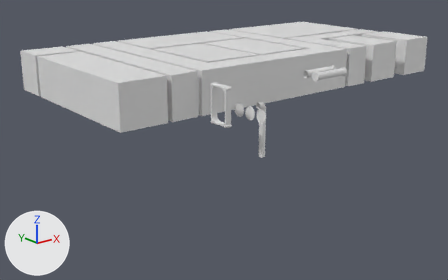
An edit to the Blender file Assets/Blender/Ship.blend, drawn before and after from the same camera.
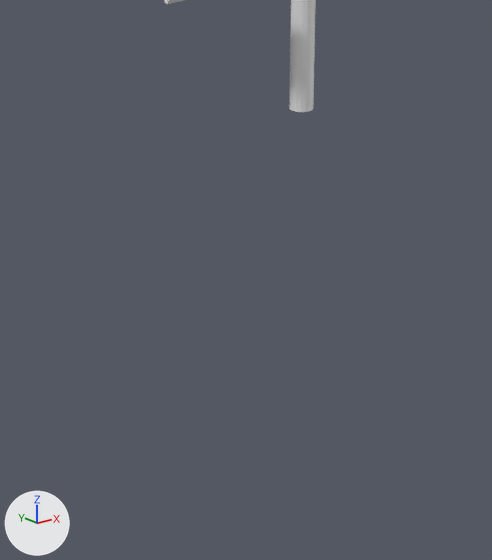
Each version is shown whole from a camera (50 mm lens) standing at (-32.4, -57.1, 14.1) and looking at (8.1, -6.6, -6.1), then close up on the part from 40% to 70% of the width and 45% to 100% of the height. Every picture has the same lights, and +X, +Y and +Z are marked at lower left.

Objects in the first close-up: 'Water Fall'.
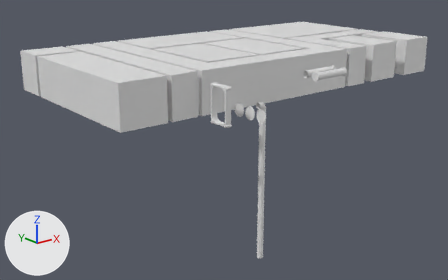
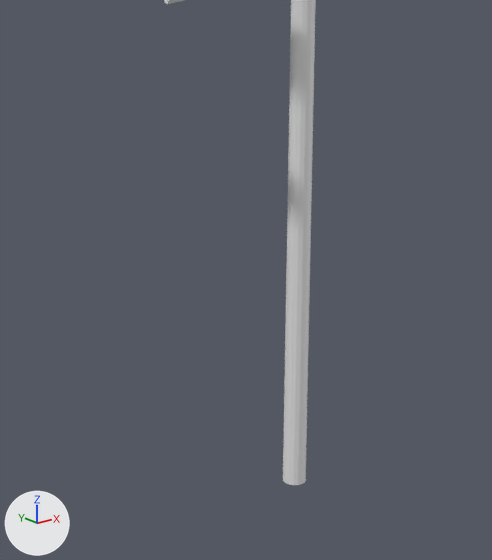
Location of each change, [x1, y1, x2, y2] in pixels of the close-ups (492 x 560 px):
'Water Fall', reshaped: before [289, 0, 316, 112]; after [283, 0, 316, 485]
part 1 of me_circle_003, added: after [283, 0, 315, 485]

Edits to the bpy script that builds the scene:
```text
Change me_circle_003:
    used by ob_water_fall; location = (2.9, -18.1, 0.84); rotation_euler = (0.0, 1.571, 0.0), in degrees (0, 90, 0)
    remove me_circle_003.from_pydata(...)  # 252 vertices, 240 faces; spans x -0.29..4.72, y -0.29..0.29, z -0.25..0.56
    add me_circle_003.from_pydata(...)  # 588 vertices, 576 faces; spans x -0.29..14.72, y -0.29..0.29, z -0.25..0.56
    me_circle_003 part 1: 336 vertices added at x 5.2..14.72, y -0.29..0.29, z -0.02..0.56
```
